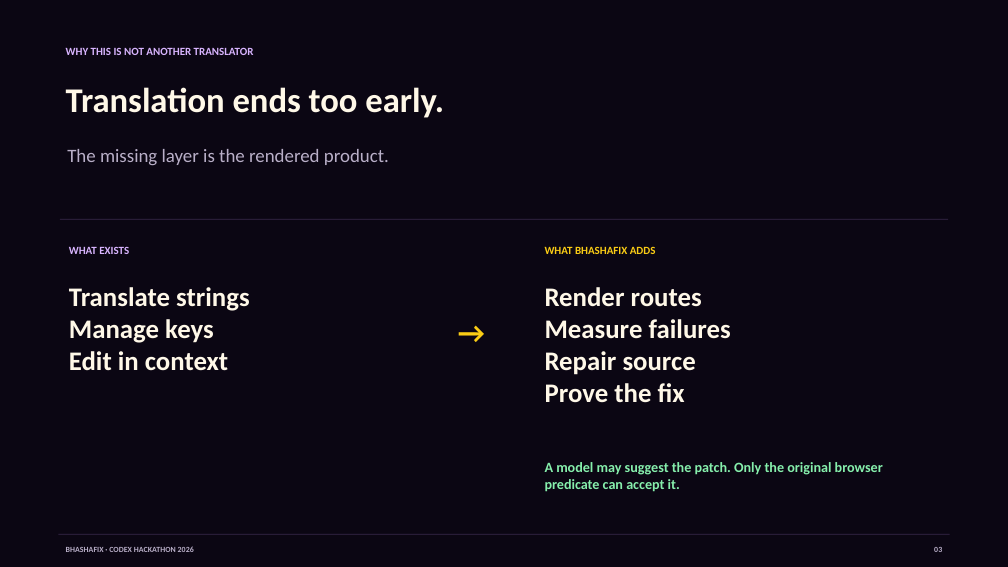
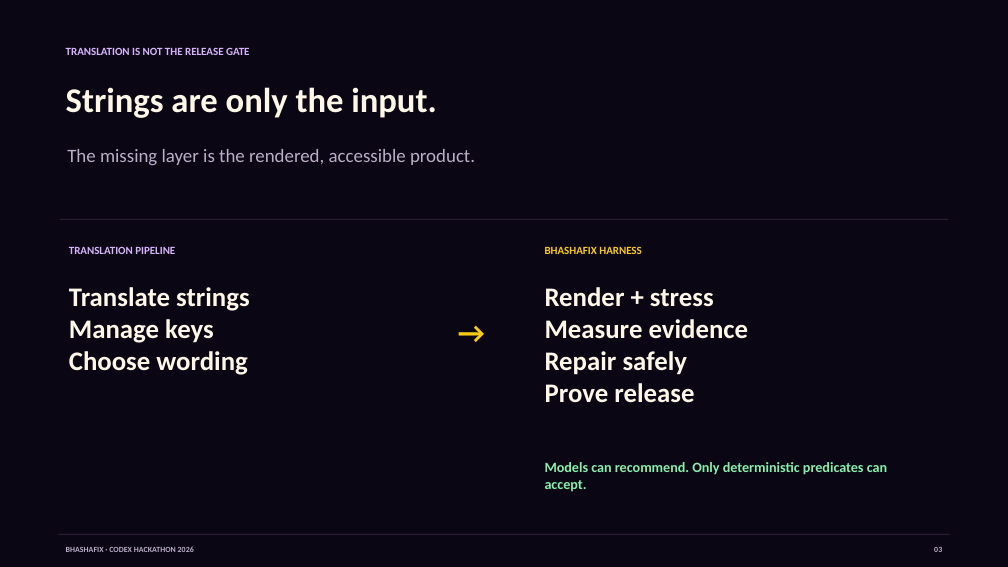
Before and after one commit to vaibhav4046/bhashafix, a slide deck: slide 3 of submission/BhashaFix-Hackathon-Deck.pptx. Drawn at 1008x567 pixels with LibreOffice and Linux fonts; fonts in the diff are those of the drawing. Boxes give left, top, right and bottom in pixels: in the first picture for what was removed or moved away, otherwise in the second. Text is boxed around its words. In the diff, an @@ line names an element or a change of style, - is before the commit and + after.

Commit message:
docs: package verified open source hackathon release

```diff
--- a/submission/BhashaFix-Hackathon-Deck.pptx
+++ b/submission/BhashaFix-Hackathon-Deck.pptx
@@ text at [66, 47, 250, 55]: text changed @@
-WHY THIS IS NOT ANOTHER TRANSLATOR
+TRANSLATION IS NOT THE RELEASE GATE
@@ text at [66, 87, 436, 118]: text changed @@
-Translation ends too early.
+Strings are only the input.
@@ text at [67, 149, 475, 165]: text changed @@
-The missing layer is the rendered product.
+The missing layer is the rendered, accessible product.
@@ text at [69, 246, 175, 254]: text changed @@
-WHAT EXISTS
+TRANSLATION PIPELINE
@@ text at [545, 247, 642, 254]: text changed @@
-WHAT BHASHAFIX ADDS
+BHASHAFIX HARNESS
@@ text at [545, 287, 749, 403]: text changed @@
-Render routes
-Measure failures
-Repair source
-Prove the fix
+Render + stress
+Measure evidence
+Repair safely
+Prove release
@@ text at [69, 351, 247, 375]: text changed @@
-Edit in context
+Choose wording
@@ text at [545, 462, 887, 492]: text changed @@
-A model may suggest the patch. Only the original browser predicate can accept it.
+Models can recommend. Only deterministic predicates can accept.
```
Also in this commit, not shown: 3 other slides changed, 6 slides added, 5 slides removed, 28 other files.
